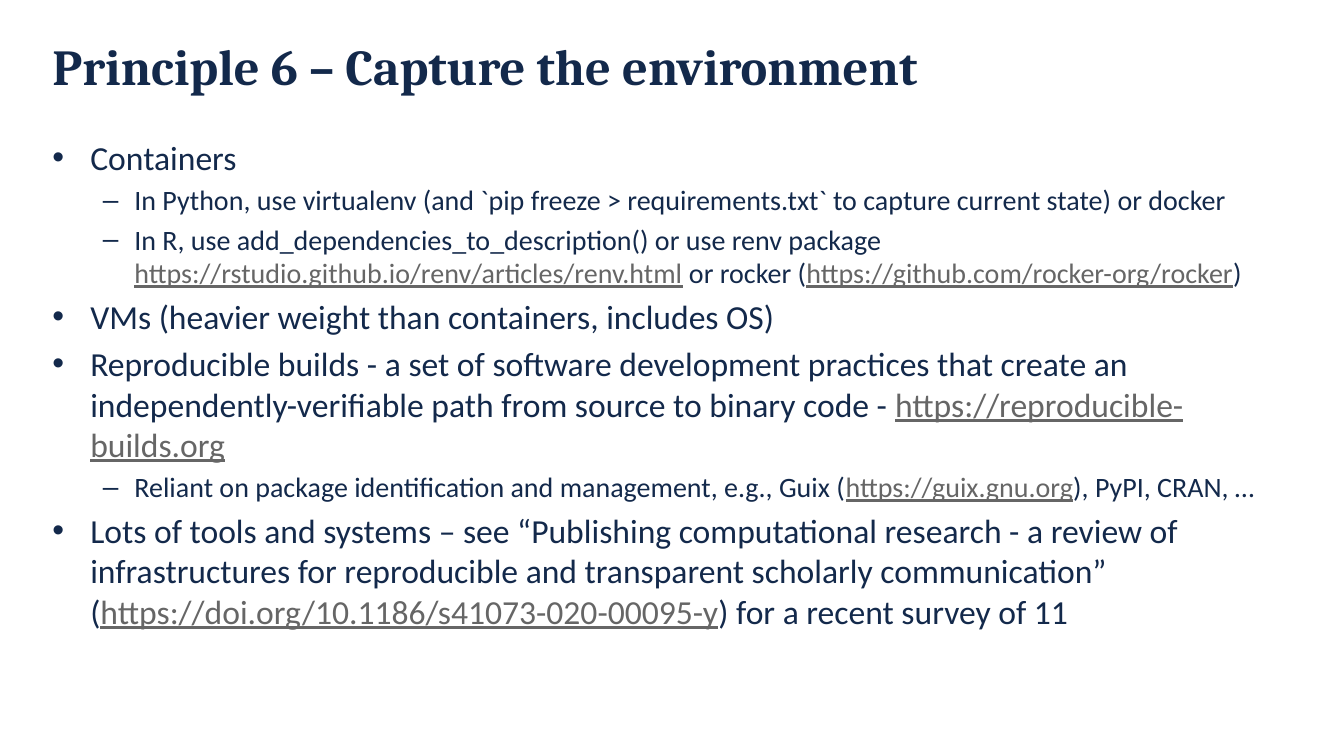
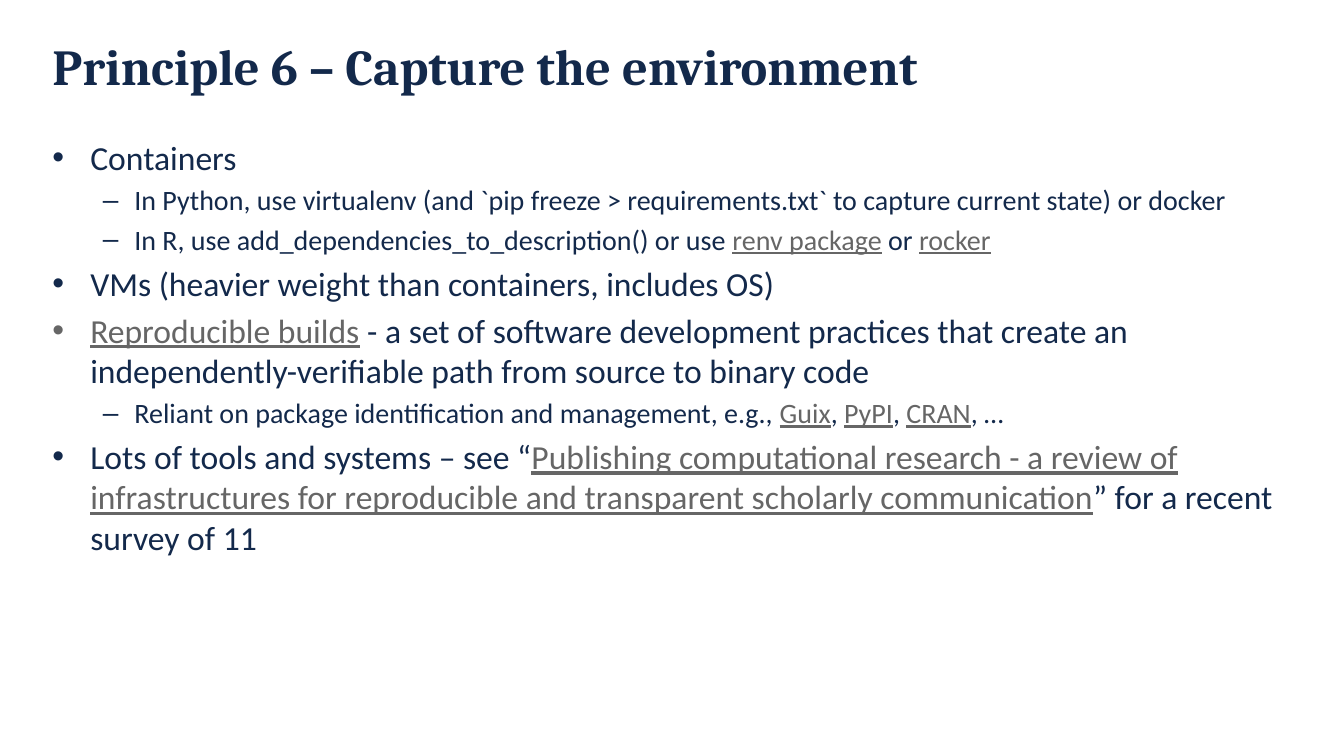
Before and after one commit to danielskatz/repro-fdtd1d, a slide deck: slide 22 of Computational_Reproducibility.pptx. Drawn at 1344x756 pixels with LibreOffice and Linux fonts; fonts in the diff are those of the drawing; background and template pictures are left out. Boxes give left, top, right and bottom in pixels: in the first picture for what was removed or moved away, otherwise in the second. Text is boxed around its words. In the diff, an @@ line names an element or a change of style, - is before the commit and + after.

```diff
--- a/Computational_Reproducibility.pptx
+++ b/Computational_Reproducibility.pptx
@@ text at box(134, 229, 991, 255): text changed; text colour #666666 to #13294B @@
-  – In R, use add_dependencies_to_description() or use renv package https://rstudio.github.io/renv/articles/renv.html or rocker (https://github.com/rocker-org/rocker)
+  – In R, use add_dependencies_to_description() or use renv package or rocker
@@ text at box(90, 319, 1272, 556): text changed @@
-• Reproducible builds - a set of software development practices that create an independently-verifiable path from source to binary code - https://reproducible-builds.org
-  – Reliant on package identification and management, e.g., Guix (https://guix.gnu.org), PyPI, CRAN, …
-• Lots of tools and systems – see “Publishing computational research - a review of infrastructures for reproducible and transparent scholarly communication” (https://doi.org/10.1186/s41073-020-00095-y) for a recent survey of 11
+• Reproducible builds - a set of software development practices that create an independently-verifiable path from source to binary code
+  – Reliant on package identification and management, e.g., Guix, PyPI, CRAN, …
+• Lots of tools and systems – see “Publishing computational research - a review of infrastructures for reproducible and transparent scholarly communication” for a recent survey of 11
```
Also in this commit, not shown: 22 other slides changed.
